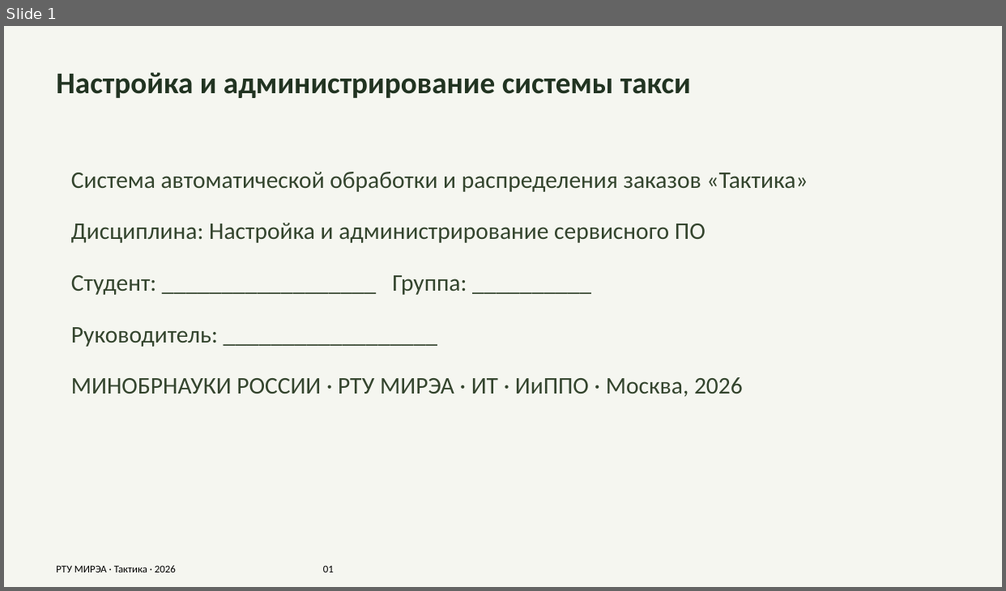
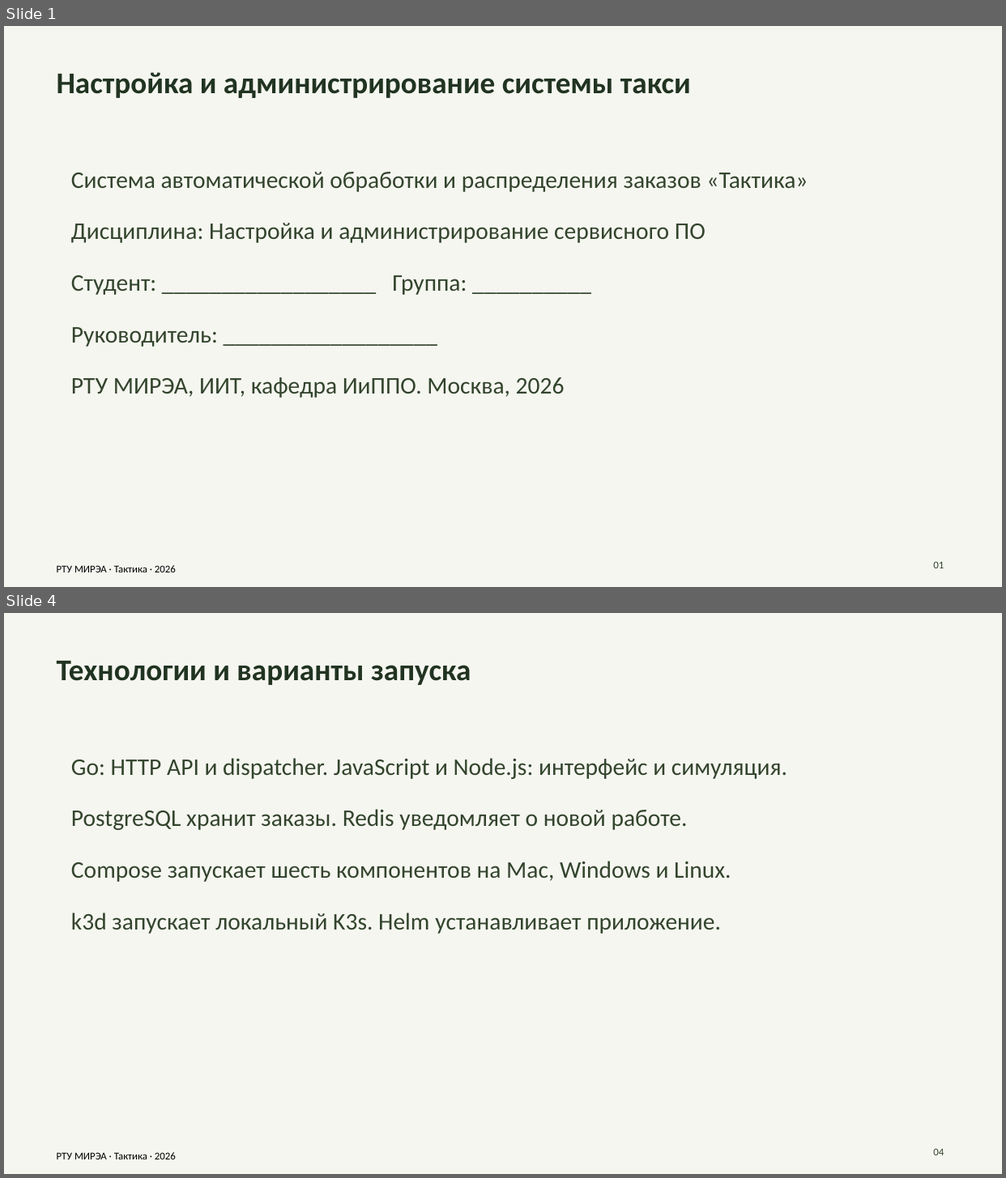
Before and after one commit to Alexey-UI/taxi-dispatch-coursework, a slide deck: report/output/Презентация_Тактика.pptx. Shown one above the other, each under a label of ours: slide 1 before the commit, slides 1 and 4 after it; the slides between them are not shown. The pictures are 1006x591 and 1006x1178 pixels, drawn with LibreOffice and Linux fonts; fonts in the diff are those of the drawing. Boxes give left, top, right and bottom in pixels: in the first picture for what was removed or moved away, otherwise in the second. Text is boxed around its words. In the diff, an @@ line names an element or a change of style, - is before the commit and + after.

```diff
--- a/report/output/Презентация_Тактика.pptx
+++ b/report/output/Презентация_Тактика.pptx
@@ slide 4 added at [4, 613, 1002, 1174], background #F5F6F0 @@
@@ text added at [57, 661, 471, 685], 29 pt, text #213321, bold @@
+Технологии и варианты запуска
@@ text added at [71, 758, 787, 934], 23 pt, text #33442D @@
+Go: HTTP API и dispatcher. JavaScript и Node.js: интерфейс и симуляция.
+PostgreSQL хранит заказы. Redis уведомляет о новой работе.
+Compose запускает шесть компонентов на Mac, Windows и Linux.
+k3d запускает локальный K3s. Helm устанавливает приложение.
@@ text added at [57, 1152, 176, 1160], 10 pt, text #000000 @@
+РТУ МИРЭА · Тактика · 2026
@@ text added at [933, 1148, 944, 1156], 10 pt, text #33442D @@
+04
@@ slide 1 changed as well @@
@@ text at [71, 378, 565, 398]: text changed @@
-МИНОБРНАУКИ РОССИИ · РТУ МИРЭА · ИТ · ИиППО · Москва, 2026
+РТУ МИРЭА, ИИТ, кафедра ИиППО. Москва, 2026
@@ text at [57, 565, 176, 573]: text changed @@
-РТУ МИРЭА · Тактика · 2026 01
+РТУ МИРЭА · Тактика · 2026
@@ text added at [933, 561, 944, 569], 10 pt, text #33442D @@
+01
```
Also in this commit, not shown: 1 other slide changed, 6 other slides added, 7 slides removed, 5 other files.
